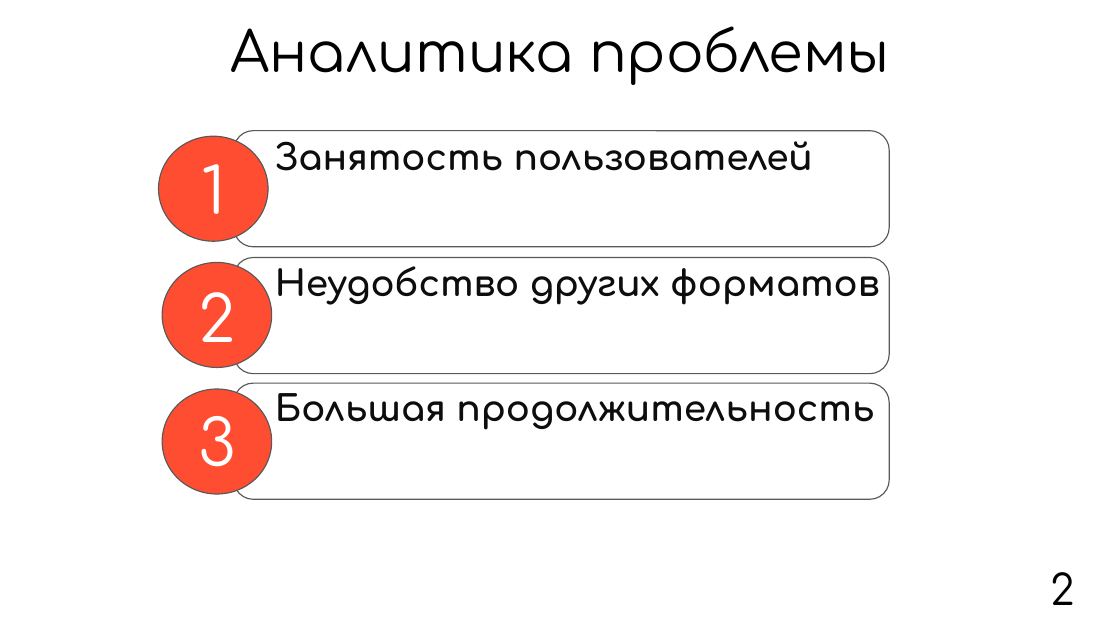
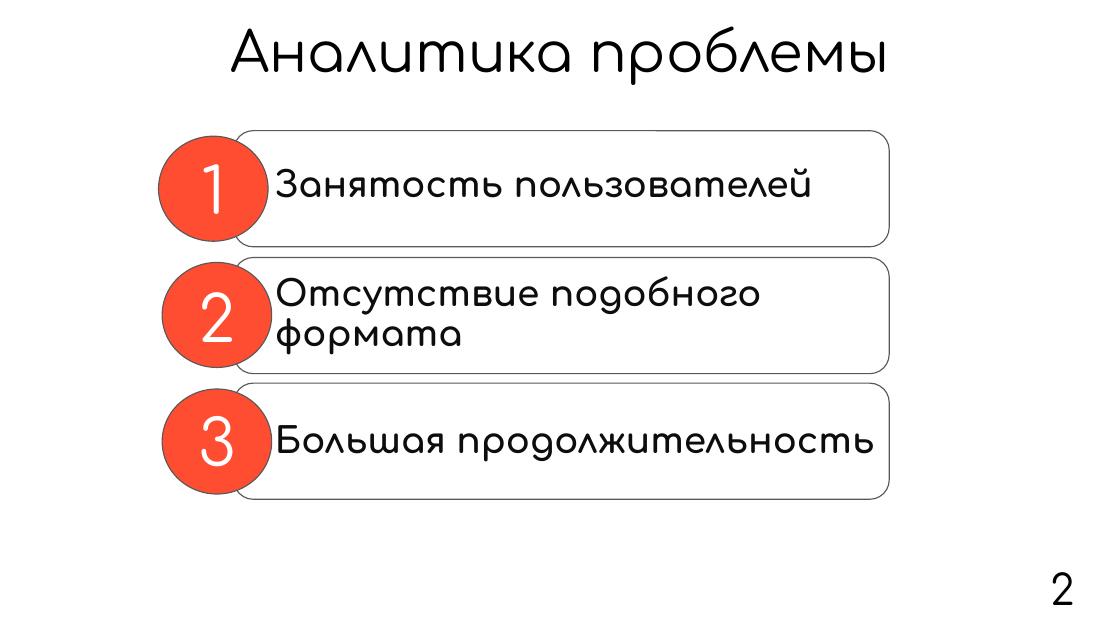
Before and after one commit to SazonovAlexander/9.1-TikTalk, a slide deck: slide 2 of presentation/presentation product/Презентация TikTalk.pptx. Drawn at 1120x630 pixels with LibreOffice and Linux fonts; fonts in the diff are those of the drawing. Boxes give left, top, right and bottom in pixels: in the first picture for what was removed or moved away, otherwise in the second. Text is boxed around its words. In the diff, an @@ line names an element or a change of style, - is before the commit and + after.

```diff
--- a/presentation/presentation product/Презентация TikTalk.pptx
+++ b/presentation/presentation product/Презентация TikTalk.pptx
@@ text "Занятость пользователей" rewrapped from (275, 130, 813, 171) to (275, 168, 813, 198) @@
@@ text at (275, 276, 761, 355): text changed @@
-Неудобство других форматов
+Отсутствие подобного формата
@@ text "Большая продолжительность" rewrapped from (275, 382, 874, 430) to (275, 425, 874, 462) @@
```
Also in this commit, not shown: 3 other slides changed, 1 other file.
